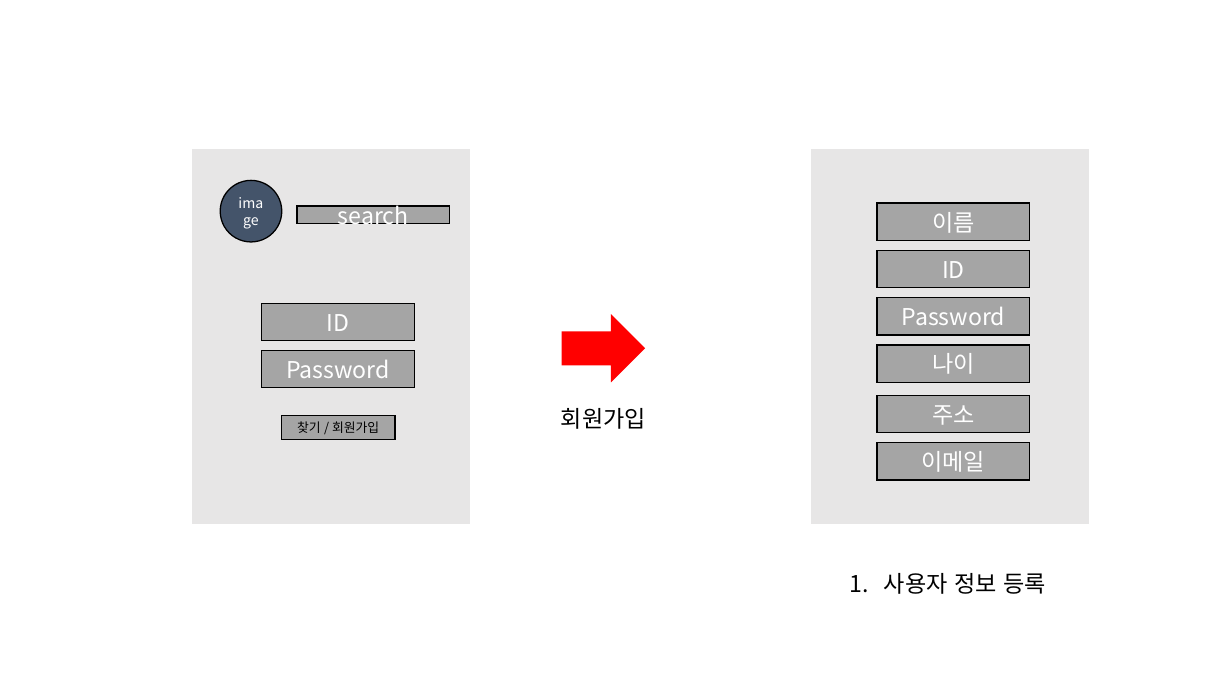
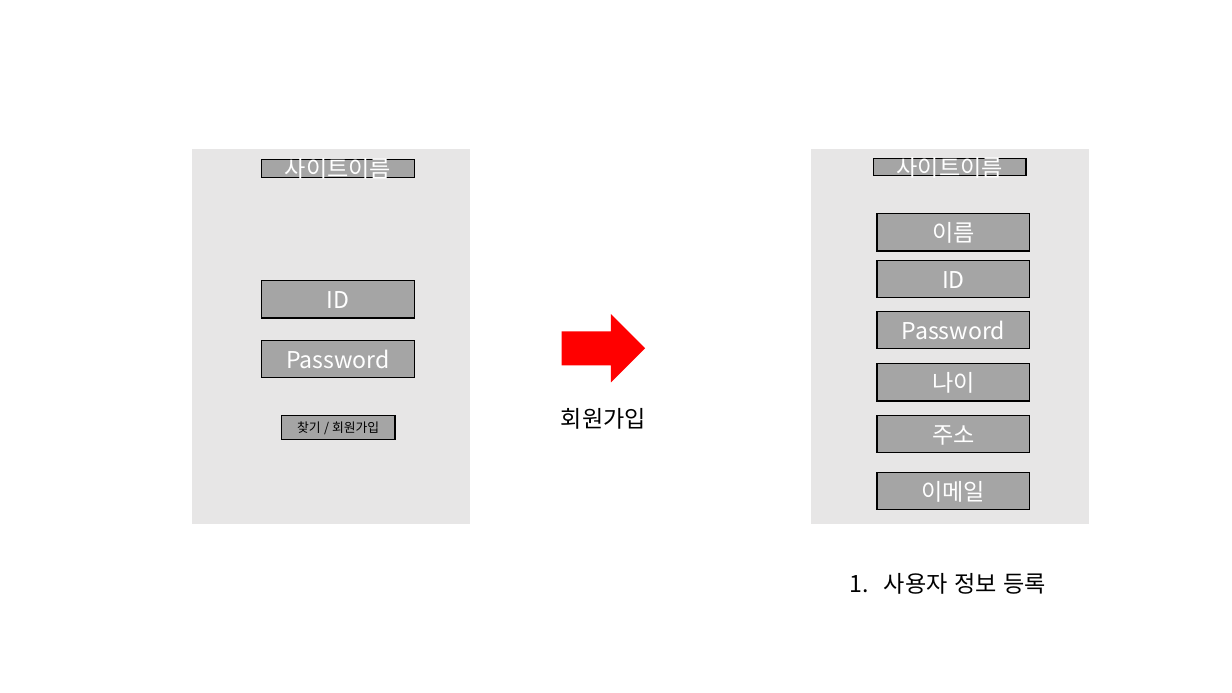
Before and after one commit to What-The-Pork/meeting-log, a slide deck: slide 5 of 팀프로젝트_제안서.pptx. Drawn at 1232x693 pixels with LibreOffice and Linux fonts; fonts in the diff are those of the drawing. Boxes give left, top, right and bottom in pixels: in the first picture for what was removed or moved away, otherwise in the second. Text is boxed around its words. In the diff, an @@ line names an element or a change of style, - is before the commit and + after.

```diff
--- a/팀프로젝트_제안서.pptx
+++ b/팀프로젝트_제안서.pptx
@@ rectangle added at box(262, 160, 414, 177), fill #A5A5A5, outline #000000 1 pt, 18 pt, text #FFFFFF @@
+사이트이름
@@ rectangle added at box(873, 158, 1026, 176), fill #A5A5A5, outline #000000 1 pt, 18 pt, text #FFFFFF @@
+사이트이름
@@ ellipse removed at box(220, 180, 282, 242) @@
-image
@@ rectangle removed at box(297, 206, 449, 224) @@
-search
@@ rectangle "이름": place and size @@
-rectangle "이름" at box(877, 203, 1030, 240)
+rectangle "이름" at box(877, 213, 1030, 250)
@@ rectangle "ID": place and size @@
-rectangle "ID" at box(877, 250, 1030, 287)
+rectangle "ID" at box(877, 261, 1030, 298)
@@ rectangle "ID": place and size @@
-rectangle "ID" at box(262, 303, 414, 340)
+rectangle "ID" at box(262, 281, 414, 318)
@@ rectangle "Password": place and size @@
-rectangle "Password" at box(877, 298, 1030, 335)
+rectangle "Password" at box(877, 311, 1030, 348)
@@ rectangle "Password": place and size @@
-rectangle "Password" at box(262, 350, 414, 387)
+rectangle "Password" at box(262, 340, 414, 377)
@@ rectangle "나이": place and size @@
-rectangle "나이" at box(877, 345, 1030, 382)
+rectangle "나이" at box(877, 364, 1030, 401)
@@ rectangle "주소": place and size @@
-rectangle "주소" at box(877, 396, 1030, 433)
+rectangle "주소" at box(877, 416, 1030, 453)
@@ rectangle "이메일": place and size @@
-rectangle "이메일" at box(877, 443, 1030, 480)
+rectangle "이메일" at box(877, 472, 1030, 509)
```
Also in this commit, not shown: 4 other slides changed, 3 slides added.
